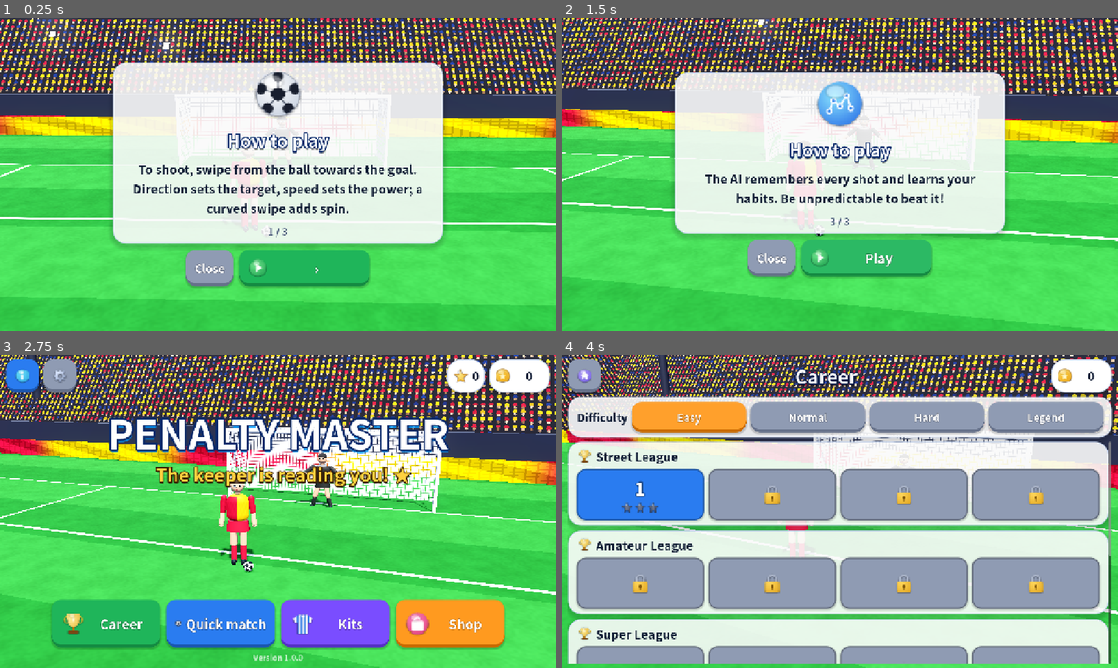
Above: before the commit, frames 1-4 (two rows, left to right).
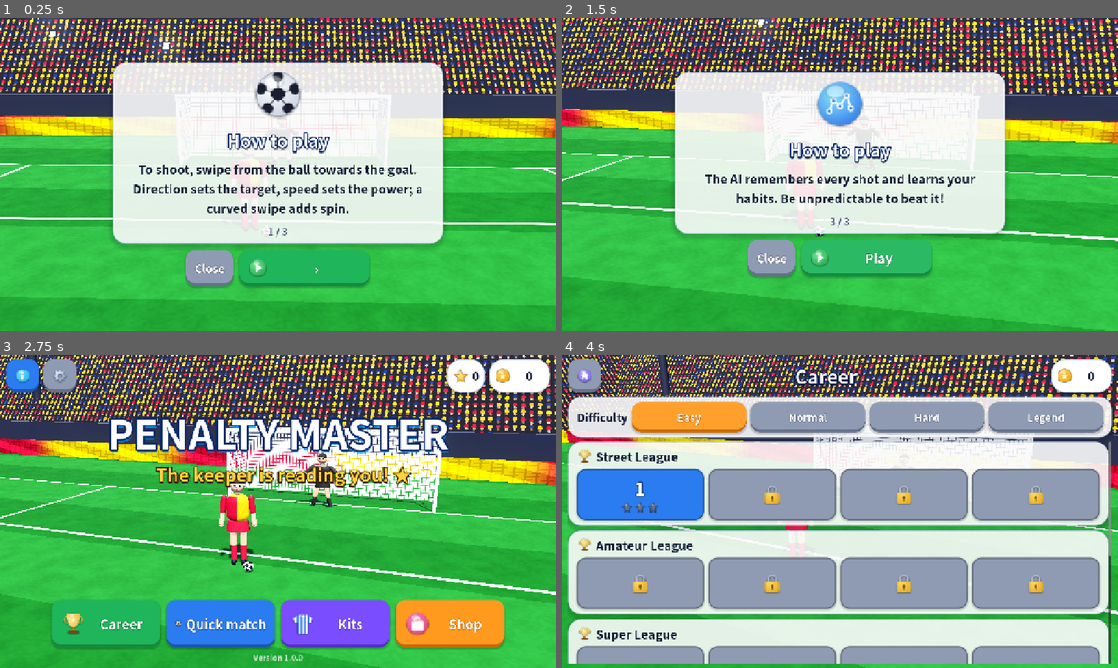
Above: after the commit, the same moments.

Repository: aliyuksekal/micro-biome-tycoon
Game: Godot game, scene res://scenes/main.tscn
Two runs of this game, one before a commit and one after it. Both use one fixed random seed, a clock stepped at 60 frames per second and the inputs below. Sound files missing from this copy of the repository are replaced by a short silence.
Inputs:
- Up to frame 1 (0.25 s): no input
- Up to frame 2 (1.5 s): click "›" at 0.5 s; click "›" at 1.25 s
- Up to frame 3 (2.75 s): click "Play" at 2 s
- Up to frame 4 (4 s): click "Career" at 2.75 s; click "Easy" at 3.5 s

The runs differ from the first frame. In frame 1, 37% of the frame differs, in the area x 0-100%, y 37-100%; in frame 2, 40%; in frame 3, 46%, in the area x 0-100%, y 31-100%; in frame 4, 5.5%.

Commit message:
Kamera açıları, kaleci görünümünde arka ağ gizleme, çim tonu, okuma yüzdesi önseli, belgeler
Co-Authored-By: Claude Opus 5.5 <noreply@anthropic.com>
Claude-Session: https://claude.ai/code/session_01CTJfmjm1dnQhva6BYkes8r

Diff:
--- a/scripts/game/brain.gd
+++ b/scripts/game/brain.gd
@@ -116,9 +116,8 @@
 	## Yapay zekânın şut yönünü (sol/orta/sağ) doğru tahmin etme oranı
 	var a: Dictionary = Save.ai
 	var t: int = int(a["pred_total"])
-	if t == 0:
-		return 33
-	return int(round(100.0 * float(a["pred_side_hits"]) / float(t)))
+	# az veride abartmamak için önsel (1 isabet / 3 deneme ≈ %33 şans düzeyi)
+	return int(round(100.0 * (float(a["pred_side_hits"]) + 1.0) / (float(t) + 3.0)))
 
 
 static func argmax(v: Array[float]) -> int:
--- a/scripts/world/stadium.gd
+++ b/scripts/world/stadium.gd
@@ -13,12 +13,13 @@
 var _excite: float = 0.0
 var _excite_target: float = 0.15
 var _net_t: float = 10.0
+var _inner_nets: Array[Node3D] = []
 
 
 const GRASS_SHADER := """
 shader_type spatial;
-uniform vec3 g1 : source_color = vec3(0.16, 0.50, 0.17);
-uniform vec3 g2 : source_color = vec3(0.12, 0.42, 0.14);
+uniform vec3 g1 : source_color = vec3(0.12, 0.40, 0.14);
+uniform vec3 g2 : source_color = vec3(0.09, 0.33, 0.11);
 varying vec3 wp;
 void vertex() { wp = (MODEL_MATRIX * vec4(VERTEX, 1.0)).xyz; }
 float hash(vec2 p) { return fract(sin(dot(p, vec2(127.1, 311.7))) * 43758.5453); }
@@ -167,6 +168,11 @@
 func excite(level: float, seconds: float = 3.0) -> void:
 	_excite_target = level
 	get_tree().create_timer(seconds, true, false, true).timeout.connect(func() -> void: _excite_target = 0.15)
+
+
+func set_back_net_visible(v: bool) -> void:
+	for n in _inner_nets:
+		n.visible = v
 
 
 func net_hit(p: Vector3) -> void:
@@ -283,6 +289,7 @@
 	back_net.material_override = m_back
 	_set_net_scale(m_back, bp.size)
 	add_child(back_net)
+	_inner_nets.append(back_net)
 	for sx in [-1.0, 1.0]:
 		var side := MeshInstance3D.new()
 		var sp := PlaneMesh.new()
@@ -300,6 +307,7 @@
 	top.position = Vector3(0, GOAL_H, -NET_DEPTH * 0.35)
 	top.material_override = _shader_mat(NET_SHADER % ("%f, %f" % [GOAL_HALF * 2, NET_DEPTH * 0.7]))
 	add_child(top)
+	_inner_nets.append(top)
 
 
 func _set_net_scale(m: ShaderMaterial, size: Vector2) -> void:
--- a/scripts/world/world.gd
+++ b/scripts/world/world.gd
@@ -116,6 +116,7 @@
 
 func place_menu() -> void:
 	cam_mode = "menu"
+	stadium.set_back_net_visible(true)
 	_fit_camera()
 	shooter.apply_kit(Kits.get_kit(my_kit))
 	keeper.apply_kit({}, Kits.KEEPER[rival_kit])
@@ -130,6 +131,7 @@
 
 func place_kits() -> void:
 	cam_mode = "kits"
+	stadium.set_back_net_visible(true)
 	_fit_camera()
 	shooter.apply_kit(Kits.get_kit(my_kit))
 	keeper.apply_kit({}, Kits.KEEPER[rival_kit])
@@ -149,9 +151,11 @@
 	_fit_camera()
 	shooter.apply_kit(Kits.get_kit(my_kit))
 	keeper.apply_kit({}, Kits.KEEPER[rival_kit])
+	stadium.set_back_net_visible(true)
 	_reset_players()
 	_reset_ball()
-	_set_cam(Vector3(0, 1.55, 16.2), Vector3(0, 1.0, 2.0), instant, 0.9)
+	shooter.position = Vector3(-1.5, 0, 12.9)
+	_set_cam(Vector3(0.35, 1.75, 15.6), Vector3(0, 1.05, 1.0), instant, 0.9)
 
 
 ## Yapay zekâ şut atar: şutçu = rakip forma, kaleci = senin kaleci forman
@@ -160,9 +164,10 @@
 	_fit_camera()
 	shooter.apply_kit(Kits.get_kit(rival_kit))
 	keeper.apply_kit({}, Kits.KEEPER[my_kit])
+	stadium.set_back_net_visible(false)
 	_reset_players()
 	_reset_ball()
-	_set_cam(Vector3(0, 1.45, -2.2), Vector3(0, 0.9, 11.0), instant, 0.9)
+	_set_cam(Vector3(0, 1.85, -3.6), Vector3(0, 0.75, 11.0), instant, 0.9)
 
 
 func _reset_players() -> void:
@@ -179,7 +184,7 @@
 func run_up(duration: float = 0.6) -> void:
 	shooter.set_state("run")
 	var tw := create_tween()
-	tw.tween_property(shooter, "position", Vector3(-0.32, 0, 11.45), duration)
+	tw.tween_property(shooter, "position", Vector3(-0.3, 0, 11.4), duration)
 	await tw.finished
 	shooter.set_state("kick")
 	await get_tree().create_timer(0.2, false).timeout
Not shown, added: KNOWN_LIMITATIONS.md
Not shown, added: docs/ADS.md
